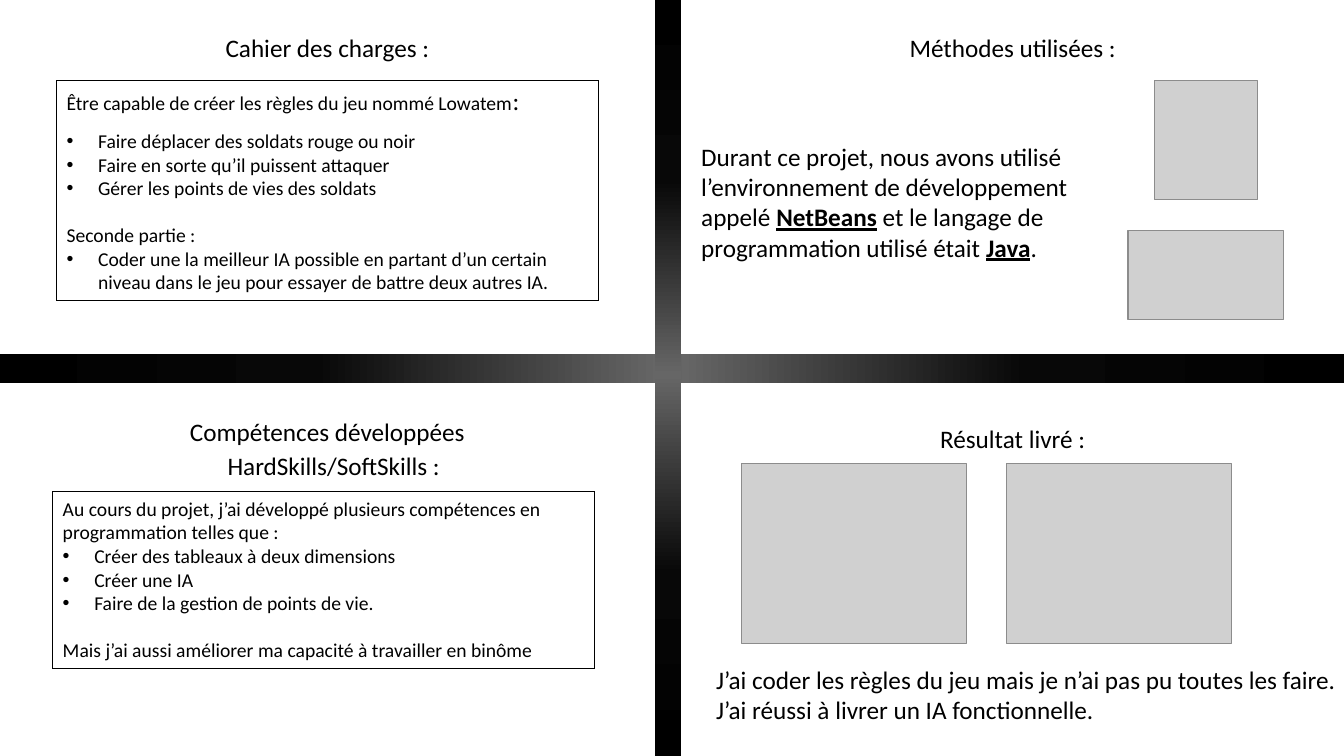
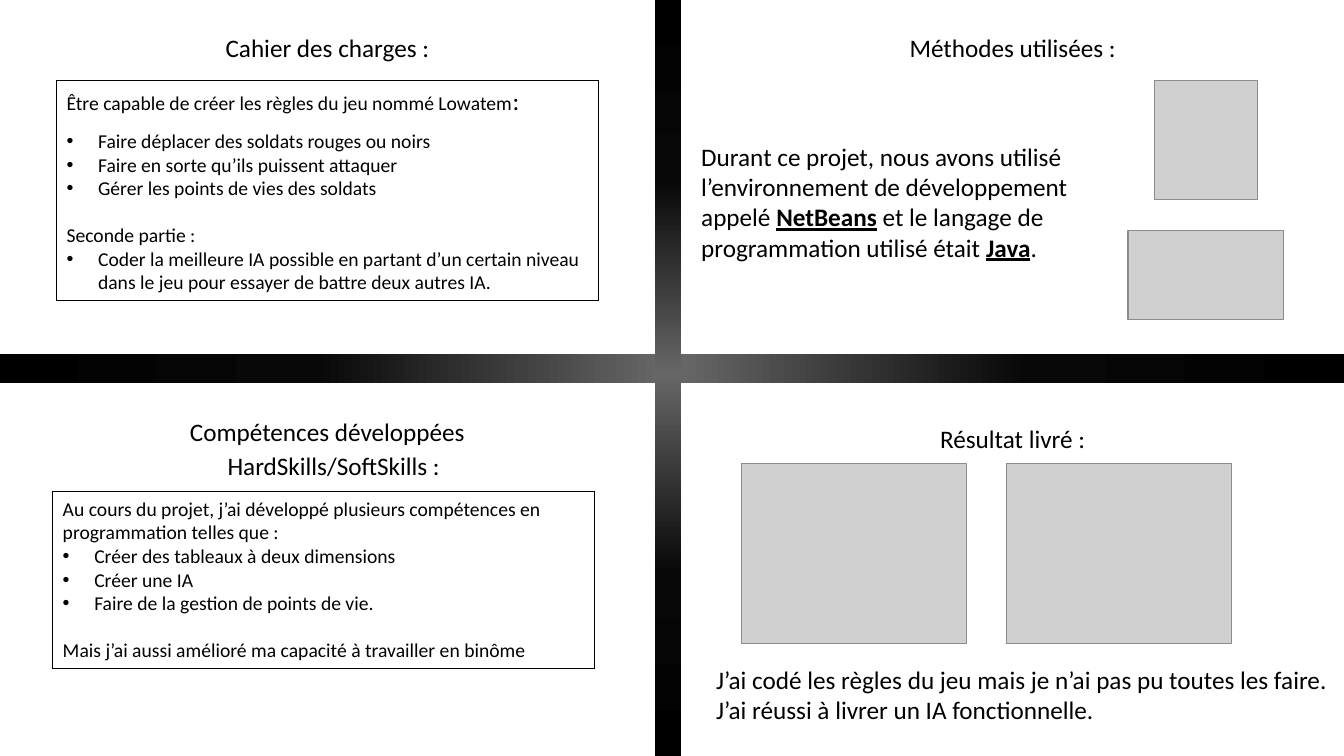
Before and after one commit to Velia-Raphael/oldPortfolio, a slide deck: slide 6 of src/powerPointRetex/RETEX1.pptx. Drawn at 1344x756 pixels with LibreOffice and Linux fonts; fonts in the diff are those of the drawing; grey boxes stand for pictures; background and template pictures are left out. Boxes give left, top, right and bottom in pixels: in the first picture for what was removed or moved away, otherwise in the second. Text is boxed around its words. In the diff, an @@ line names an element or a change of style, - is before the commit and + after.

```diff
--- a/src/powerPointRetex/RETEX1.pptx
+++ b/src/powerPointRetex/RETEX1.pptx
@@ text in rectangle at <box>98,134,430,175</box>: text changed @@
-• Faire déplacer des soldats rouge ou noir
-• Faire en sorte qu’il puissent attaquer
+• Faire déplacer des soldats rouges ou noirs
+• Faire en sorte qu’ils puissent attaquer
@@ text in rectangle at <box>98,252,579,293</box>: text changed @@
-• Coder une la meilleur IA possible en partant d’un certain niveau dans le jeu pour essayer de battre deux autres IA.
+• Coder la meilleure IA possible en partant d’un certain niveau dans le jeu pour essayer de battre deux autres IA.
@@ text in rectangle at <box>63,643,525,661</box>: text changed @@
-Mais j’ai aussi améliorer ma capacité à travailler en binôme
+Mais j’ai aussi amélioré ma capacité à travailler en binôme
@@ text at <box>716,671,1326,694</box>: text changed @@
-J’ai coder les règles du jeu mais je n’ai pas pu toutes les faire.
+J’ai codé les règles du jeu mais je n’ai pas pu toutes les faire.
```
Also in this commit, not shown: 5 other slides changed, 7 other files.
